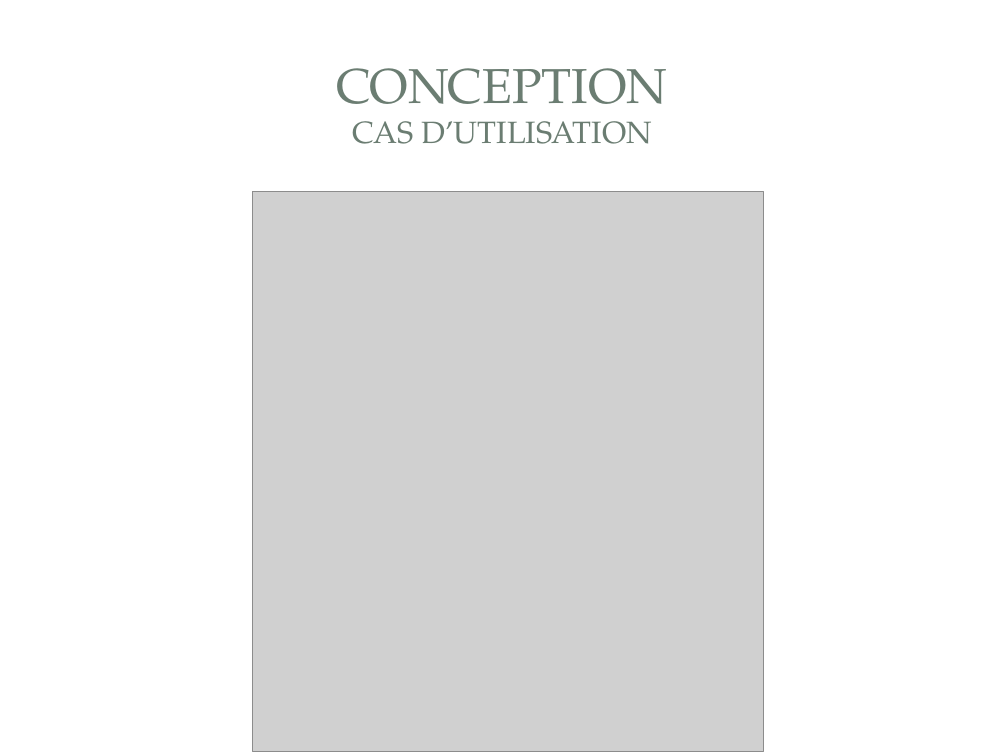
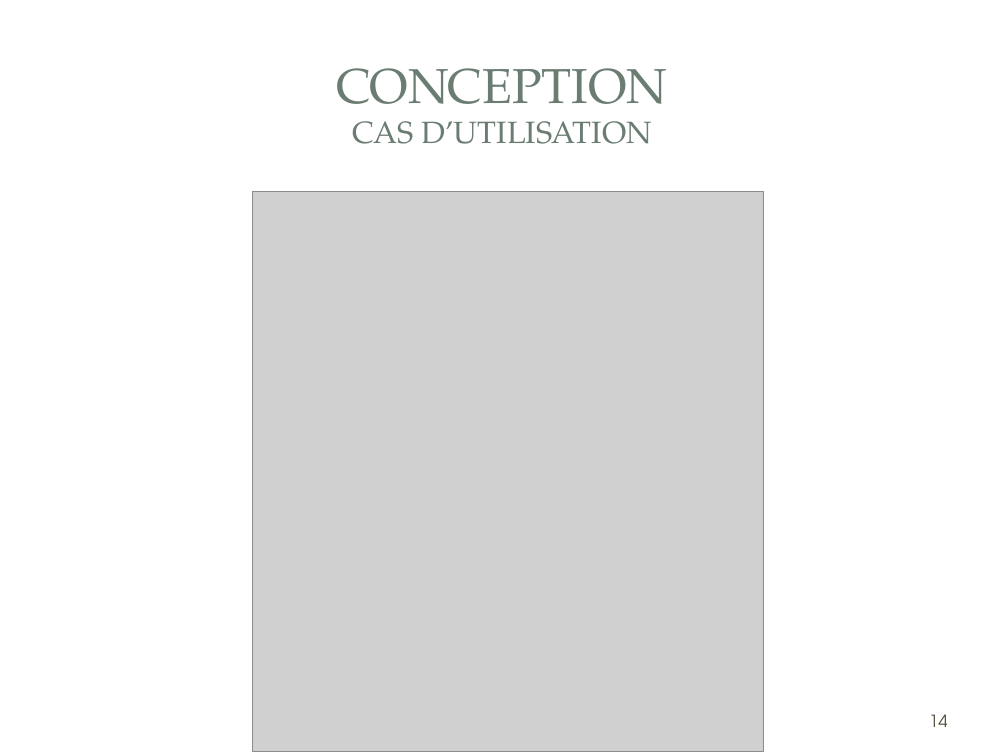
Before and after one commit to gestionsAbsences/gestionAbsences, a slide deck: slide 14 of Projet/Dossier/Fred/COURIOL_Fred_Présentation.ppt. Drawn at 1008x756 pixels with LibreOffice and Linux fonts; fonts in the diff are those of the drawing; grey boxes stand for pictures; background and template pictures are left out. Boxes give left, top, right and bottom in pixels: in the first picture for what was removed or moved away, otherwise in the second. Text is boxed around its words. In the diff, an @@ line names an element or a change of style, - is before the commit and + after.

```diff
--- a/Projet/Dossier/Fred/COURIOL_Fred_Présentation.ppt
+++ b/Projet/Dossier/Fred/COURIOL_Fred_Présentation.ppt
@@ page number added at (929, 714, 948, 727), 12 pt, text #564B3C @@
+14
```
Also in this commit, not shown: 34 other slides changed, 3 slides added, 1 slide removed, 5 other files.
